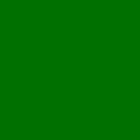
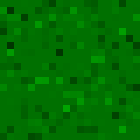
Two versions of the same layered image (140x140). Layer-by-layer changes:
added layer "New Layer" (soft light) above "Background" over [left=0, top=0, right=140, bottom=140]
